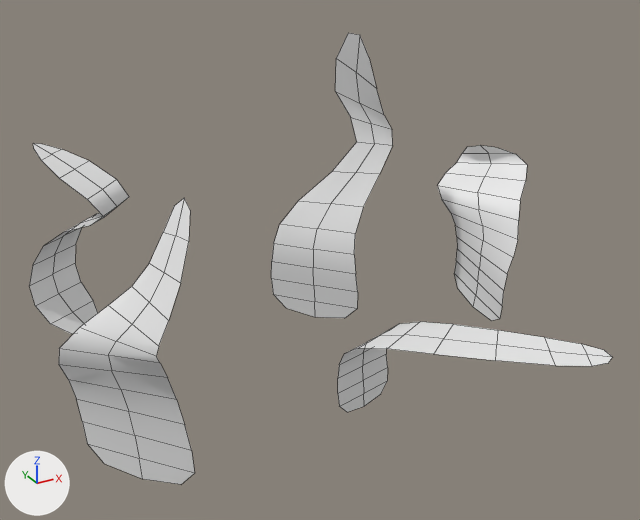
Two versions of the FBX model Assets/Models/GrassShort.fbx, one commit apart.
Both versions are drawn from a 50 mm camera at (1.221, -1.068, 0.711) aimed at (1.765, -0.079, 0.217). Lighting does not change. The marker at lower left points along +X, +Y and +Z. Mesh edges are drawn as thin lines.

The scene before the commit, as lines of its bpy script (objects in view):
```python
me_plane_001 = bpy.data.meshes.new('Plane.001')
me_plane_001.from_pydata(...)  # 195 vertices, 120 faces; spans x -293.0..156.0, y -14.0..60.0, z -507.0..356.0
ob_grassshort = bpy.data.objects.new('GrassShort', me_plane_001)
ob_grassshort.location = (2.046, -0.018, 0.152)
ob_grassshort.rotation_euler = (-1.571, 1.571, 0.0)  # degrees (-90, 90, 0)
ob_grassshort.scale = (0.00116, 0.0107, 0.000919)
```
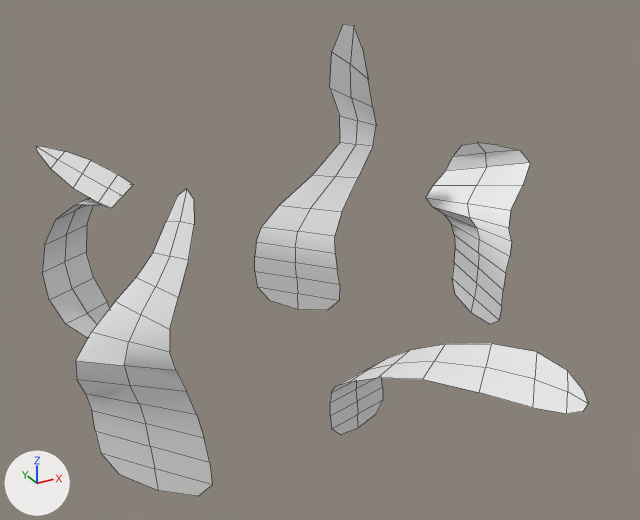
Changed parts and their boxes (x1, y1, x2, y2) in the pictures (640 x 520 px):
'GrassShort', reshaped, moved, turned, rescaled: before (29, 33, 612, 484); after (36, 24, 588, 496)

The change in detail:
me_plane_001 is used by ob_grassshort; location (2.046, -0.018, 0.152); rotation (-1.571, 1.571, 0.0), in degrees (-90, 90, 0); scale (0.00116, 0.0107, 0.000919).
me_plane_001 had 195 vertices, 120 faces and spanned x -293.0..156.0, y -14.0..60.0, z -507.0..356.0.
me_plane_001 now has 195 vertices, 120 faces and spans x 142.0..220.0, y -3.0..50.0, z -31.0..49.0.
me_plane_001 part 1: 195 of 195 vertices moved; they spanned x -293.0..156.0, y -14.0..60.0, z -507.0..356.0 and now span x 142.0..220.0, y -3.0..50.0, z -31.0..49.0; mean shift (203.0, -9.0, -3.0); largest move (-60.0, 14.0, -507.0) -> (186.0, 18.0, 49.0).
Object 'GrassShort' (ob_grassshort) moves from (2.046, -0.018, 0.152) to (0.0, 0.0, 0.0).
Object 'GrassShort' (ob_grassshort) turns from (-90, 90, 0) to (90, 0, 0) degrees about x, y and z.
Object 'GrassShort' (ob_grassshort) is rescaled from (0.00116, 0.0107, 0.000919) to (0.01, 0.01, 0.01).
